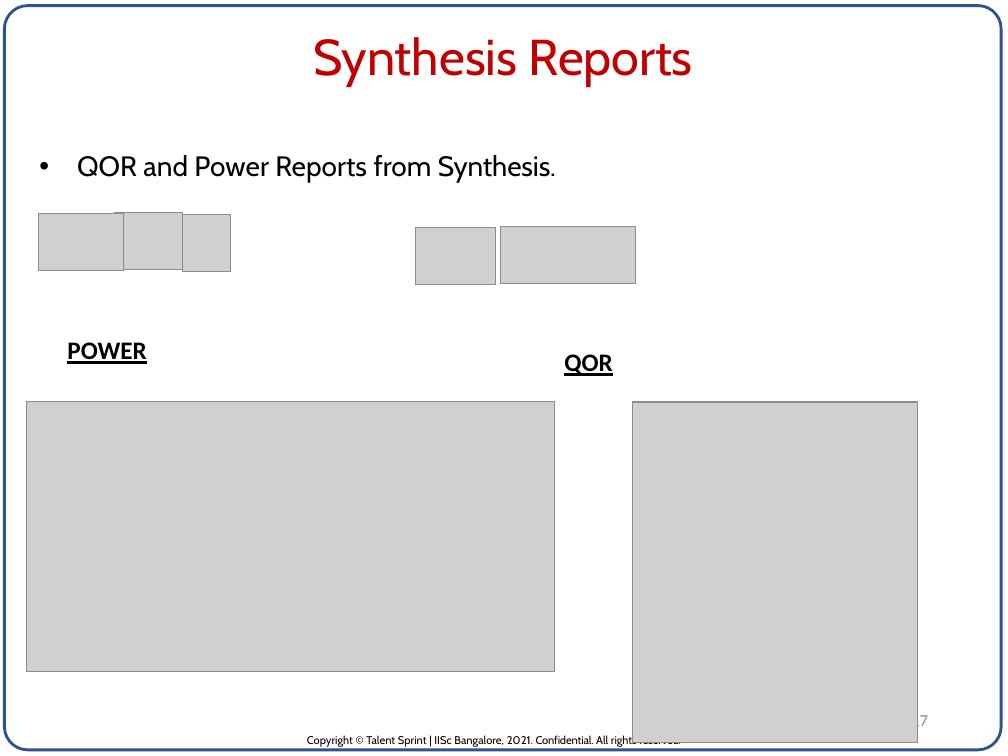
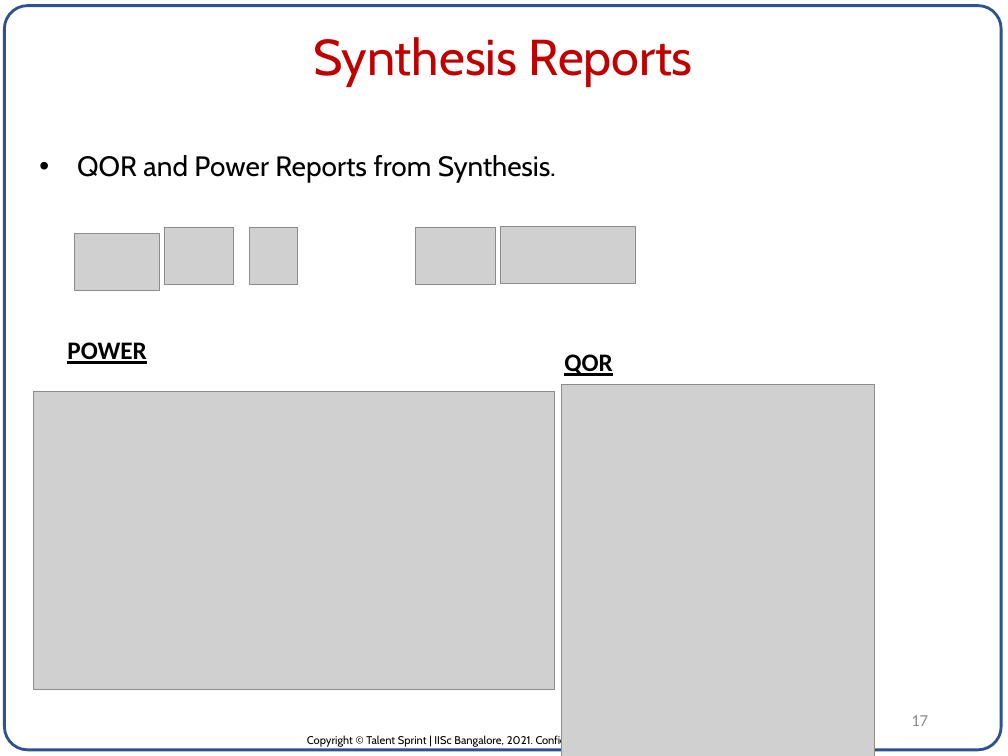
Before and after one commit to pvrajeshkumar/IISC_DVLSI_ML_Project, a slide deck: slide 17 of Project_Report/ASIC for Neural Network inference_P_V_Rajesh_Kumar.pptx. Drawn at 1008x756 pixels with LibreOffice and Linux fonts; fonts in the diff are those of the drawing; grey boxes stand for pictures. Boxes give left, top, right and bottom in pixels: in the first picture for what was removed or moved away, otherwise in the second. Text is boxed around its words. In the diff, an @@ line names an element or a change of style, - is before the commit and + after.

Commit message:
Changed code with TASK & added Syntesis + LEC reports.

```diff
--- a/Project_Report/ASIC for Neural Network inference_P_V_Rajesh_Kumar.pptx
+++ b/Project_Report/ASIC for Neural Network inference_P_V_Rajesh_Kumar.pptx
@@ picture removed at box(38, 214, 123, 270) @@
@@ picture added at box(75, 234, 159, 290) @@
@@ picture removed at box(114, 213, 182, 269) @@
@@ picture added at box(165, 228, 234, 284) @@
@@ picture removed at box(182, 215, 231, 271) @@
@@ picture added at box(249, 228, 297, 284) @@
@@ picture: place and size @@
-picture at box(633, 402, 918, 742)
+picture at box(561, 384, 875, 756)
@@ picture: place and size @@
-picture at box(26, 402, 554, 672)
+picture at box(34, 391, 554, 689)
```
Also in this commit, not shown: 2 other slides changed, 4 other files.
